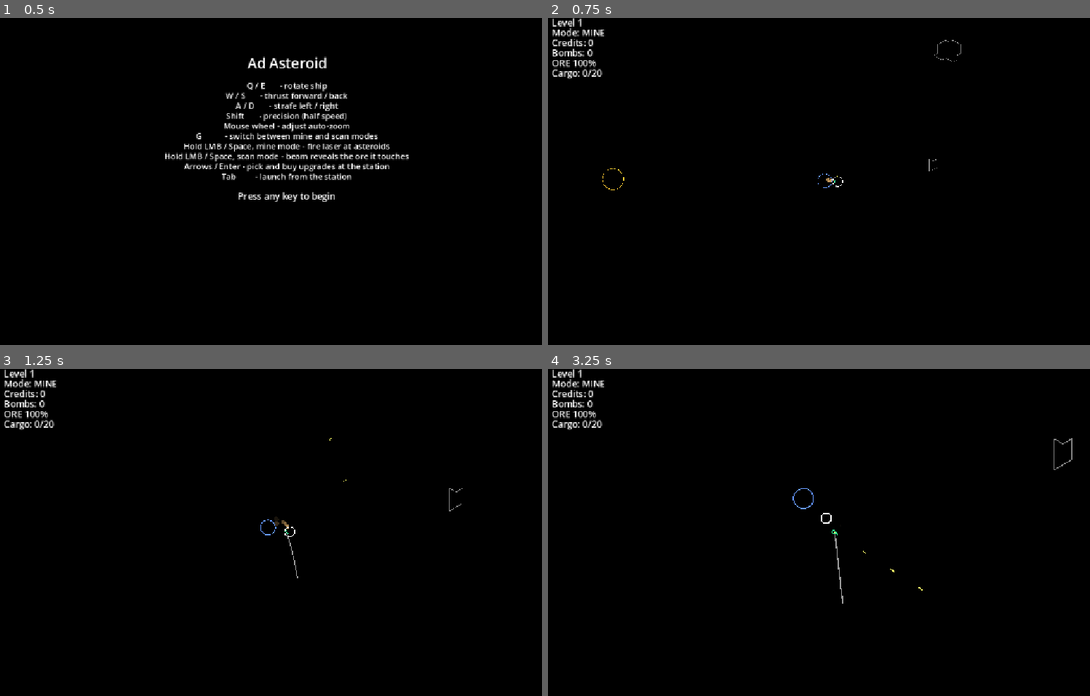
Above: before the commit, frames 1-4 (two rows, left to right).
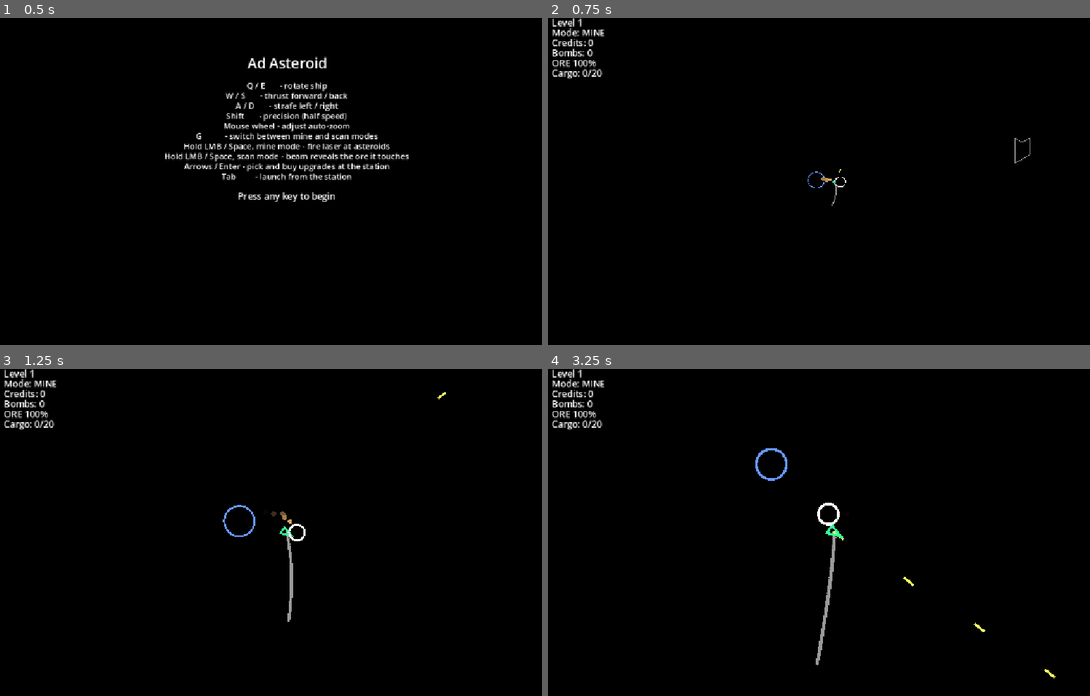
Above: after the commit, the same moments.

Repository: smdriggers/ad_asteroid_godot
Game: Godot game, scene res://main.tscn
The game is run twice, just before and just after one commit, with the same random seed, the same clock (stepped at 60 frames per second) and the same inputs.
Inputs (mouse positions are in pixels of both pictures, inside the frame that each line leads up to):
- Up to frame 1 (0.5 s): no input
- Up to frame 2 (0.75 s): tap Enter at 0.5 s; move the mouse to (965, 165) at 0.52 s; hold D from 0.53 s (still down); hold E from 0.53 s (still down); click (965, 165) at 0.67 s
- Up to frame 3 (1.25 s): keep holding D; keep holding E; tap Space at 0.77 s
- Up to frame 4 (3.25 s): release D at 1.25 s; release E at 1.25 s; drag from (716, 548) to (808, 597) at 1.27 s; move the mouse to (894, 460) at 2.02 s; hold D 2.03-2.75 s; hold Shift 2.03-2.75 s; drag from (808, 597) to (661, 483) at 2.77 s

Frame 1 is identical in both runs. In frame 2, 0.2% of the frame differs, in the area x 10-89%, y 6-58%; in frame 3, 0.5%; in frame 4, 0.8%, in the area x 38-97%, y 21-95%.

Commit message:
Zoom in closer near bodies; stop thrust weakening past zoom 1.0
Auto-zoom now reaches 2.5 near stations (was 1.0), ramps up sooner
(padding 150 -> 90) and eases faster (rate 2 -> 3). Thrust's zoom
scaling is capped at zoom 1.0 so the ship can still escape planet
gravity when zoomed in close.

Co-Authored-By: Claude Opus 5.5 <noreply@anthropic.com>

Diff:
--- a/config.gd
+++ b/config.gd
@@ -31,6 +31,7 @@
 const ZOOM_MAX: float = 3.0          # ported from pygame config.py
 const ZOOM_SPEED: float = 1.1        # multiplier/divisor applied per wheel notch — ported from pygame config.py
 const THRUST_ZOOM_EXPONENT: float = 1.0  # DESIGN.md §4.2: thrust *= (ZOOM_DEFAULT/zoom)^this
+const THRUST_ZOOM_CAP: float = 1.0       # zoom past this no longer weakens thrust, so close auto-zoom can still escape planet gravity
 
 # Auto-zoom (replaces pinch zoom): the camera frames the ship and the
 # surface of the nearest body (star, planet, station, asteroid). Target
@@ -39,9 +40,9 @@
 # [level zoom_min, AUTO_ZOOM_MAX]. The mouse wheel still nudges a
 # multiplier on top of it (desktop).
 const AUTO_ZOOM_VIEW_FRACTION: float = 0.8  # share of the half-screen the gap to the nearest surface may fill
-const AUTO_ZOOM_PADDING: float = 150.0      # world px added to the gap, so touching a body doesn't zoom to infinity
-const AUTO_ZOOM_MAX: float = 1.0            # closest auto-zoom; kept low since thrust shrinks as zoom grows (§4.2)
-const AUTO_ZOOM_RATE: float = 2.0           # 1/sec; how fast the camera eases toward the target (log space)
+const AUTO_ZOOM_PADDING: float = 90.0       # world px added to the gap, so touching a body doesn't zoom to infinity
+const AUTO_ZOOM_MAX: float = 2.5            # closest auto-zoom (e.g. in station range)
+const AUTO_ZOOM_RATE: float = 3.0           # 1/sec; how fast the camera eases toward the target (log space)
 const ZOOM_BIAS_MIN: float = 0.25           # wheel multiplier range on top of auto-zoom
 const ZOOM_BIAS_MAX: float = 4.0
 
--- a/game/ship.gd
+++ b/game/ship.gd
@@ -29,7 +29,7 @@
 	var accel_mag: float = Config.THRUST_ACCEL
 	if precision:
 		accel_mag *= Config.PRECISION_FACTOR
-	accel_mag *= pow(Config.ZOOM_DEFAULT / zoom_scale, Config.THRUST_ZOOM_EXPONENT)
+	accel_mag *= pow(Config.ZOOM_DEFAULT / min(zoom_scale, Config.THRUST_ZOOM_CAP), Config.THRUST_ZOOM_EXPONENT)
 	accel_mag *= Upgrades.value_at("engine_power", upgrade_tiers.engine_power)
 	var forward: Vector2 = Vector2(0, -1).rotated(heading)
 	var side: Vector2 = forward.rotated(PI / 2.0)
